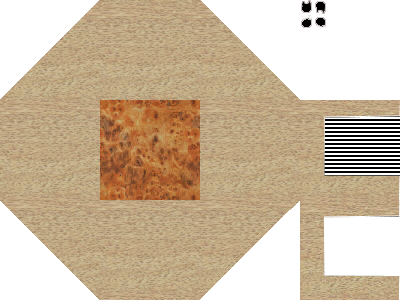
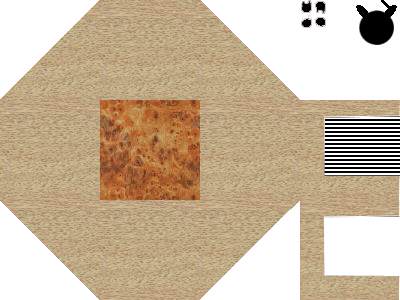
Layers edited between the first and the second (400, 300) image:
painted on "Arrière-plan" over 356, 0, 397, 45
